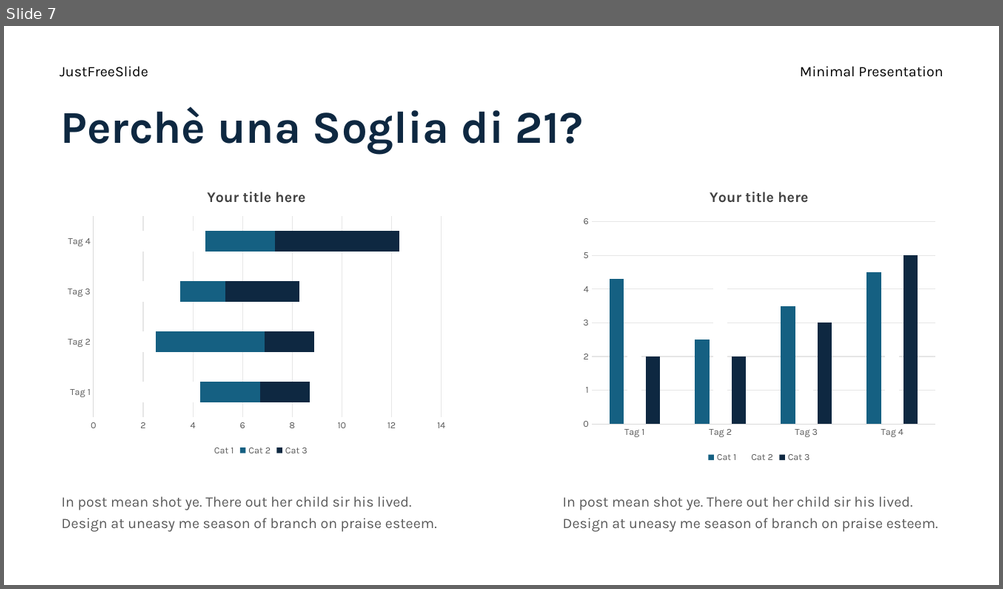
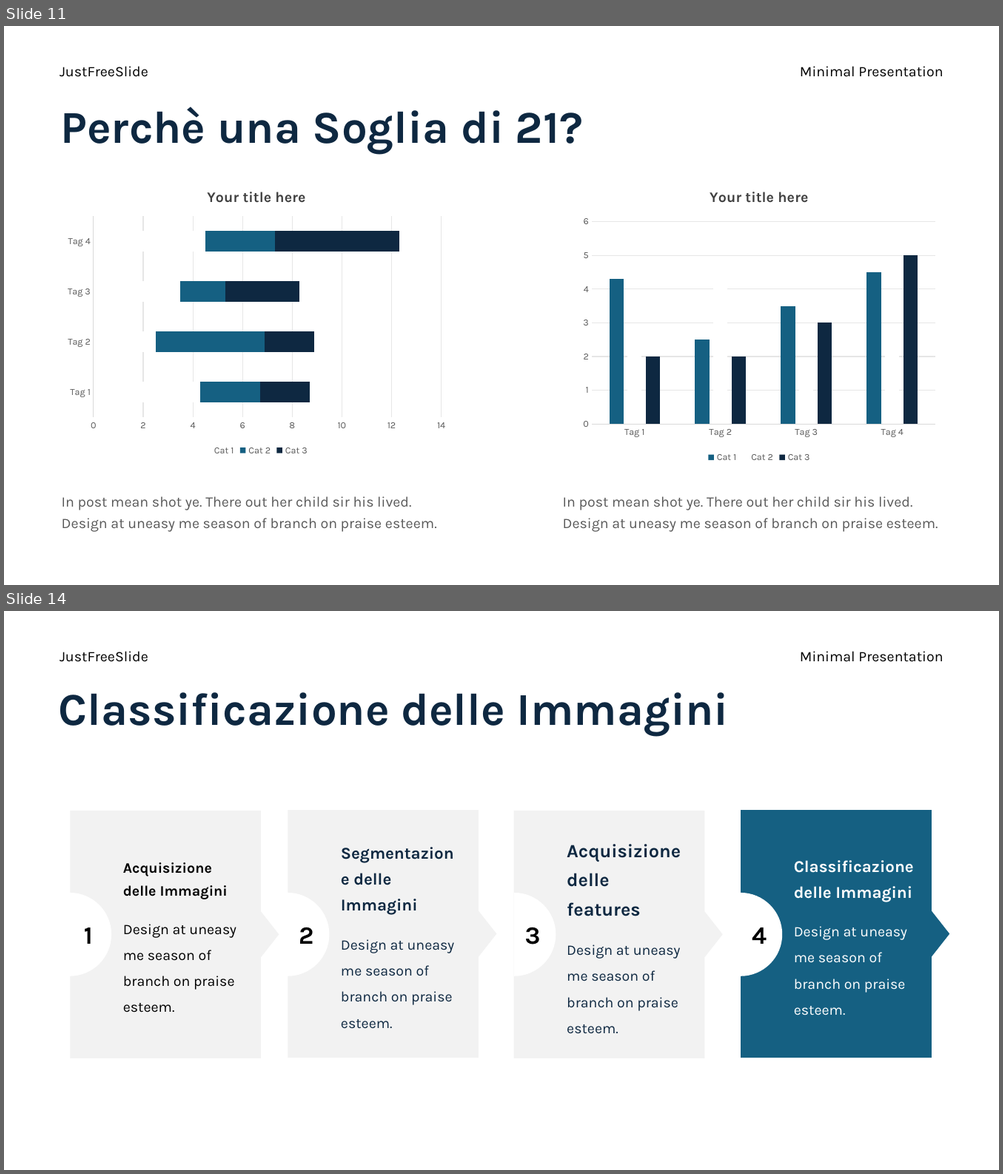
Before and after one commit to aleeteo/leaf_ID, a slide deck: ProjectLeafWIP.pptx. Shown one above the other, each under a label of ours: slide 7 before the commit, slides 11 and 14 after it; the slides between them are not shown. The pictures are 1003x589 and 1003x1174 pixels, drawn with LibreOffice and Linux fonts; fonts in the diff are those of the drawing. Boxes give left, top, right and bottom in pixels: in the first picture for what was removed or moved away, otherwise in the second. Text is boxed around its words. In the diff, an @@ line names an element or a change of style, - is before the commit and + after.

```diff
--- a/ProjectLeafWIP.pptx
+++ b/ProjectLeafWIP.pptx
@@ slide 14 added at [4, 611, 999, 1170], background #FFFFFF @@
@@ text added at [60, 651, 148, 662], 14 pt, text #000000 @@
+JustFreeSlide
@@ text added at [800, 651, 942, 662], 14 pt, text #000000 @@
+Minimal Presentation
@@ title added at [59, 692, 728, 736], 44 pt, text #0E2841, bold @@
+Classificazione delle Immagini
@@ freeform shape added at [70, 893, 111, 977], fill #FFFFFF, 24 pt, text #000000, bold @@
+1
@@ group added at [61, 810, 949, 1059]: 8 freeform shapes @@
+Acquisizione delle features
+Design at uneasy me season of branch on praise esteem.
+Segmentazione delle Immagini
+Design at uneasy me season of branch on praise esteem.
+2
+Acquisizione delle Immagini
+Design at uneasy me season of branch on praise esteem.
+3
+Classificazione delle Immagini
+Design at uneasy me season of branch on praise esteem.
+4
@@ what was slide 7 is now slide 11 @@
```
Also in this commit, not shown: 4 slides changed, 6 other slides added.
